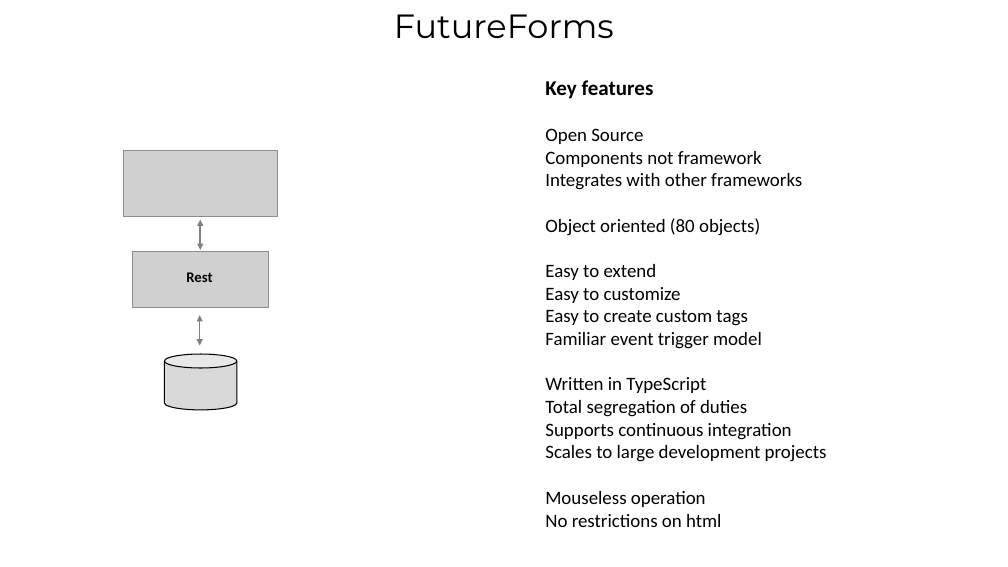
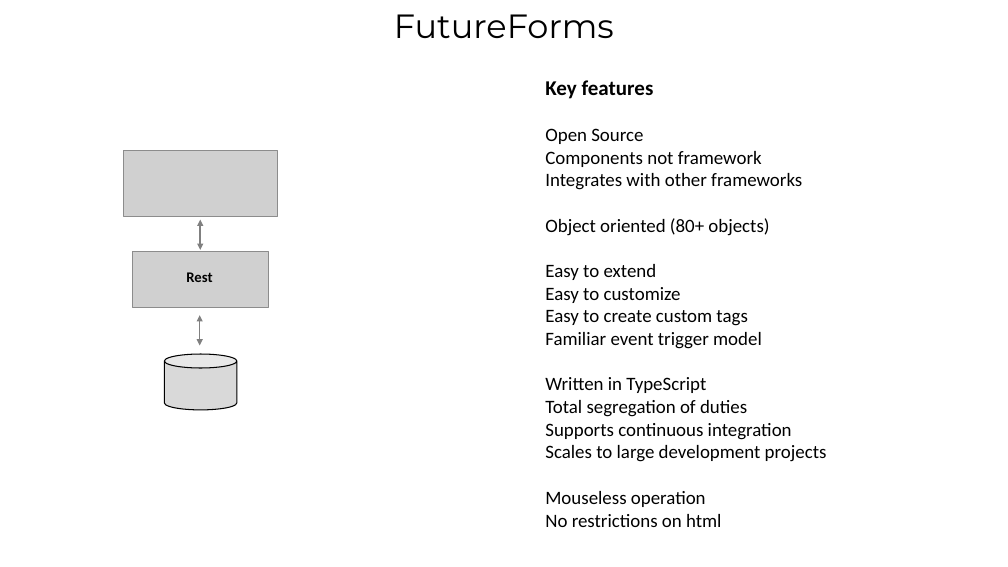
Before and after one commit to ahoeffner/forms42test, a slide deck: slide 7 of Trottinhg.pptx. Drawn at 1008x567 pixels with LibreOffice and Linux fonts; fonts in the diff are those of the drawing; grey boxes stand for pictures. Boxes give left, top, right and bottom in pixels: in the first picture for what was removed or moved away, otherwise in the second. Text is boxed around its words. In the diff, an @@ line names an element or a change of style, - is before the commit and + after.

```diff
--- a/Trottinhg.pptx
+++ b/Trottinhg.pptx
@@ text at bbox=[545, 218, 769, 236]: text changed @@
-Object oriented (80 objects)
+Object oriented (80+ objects)
```
Also in this commit, not shown: 1 other slide changed.
